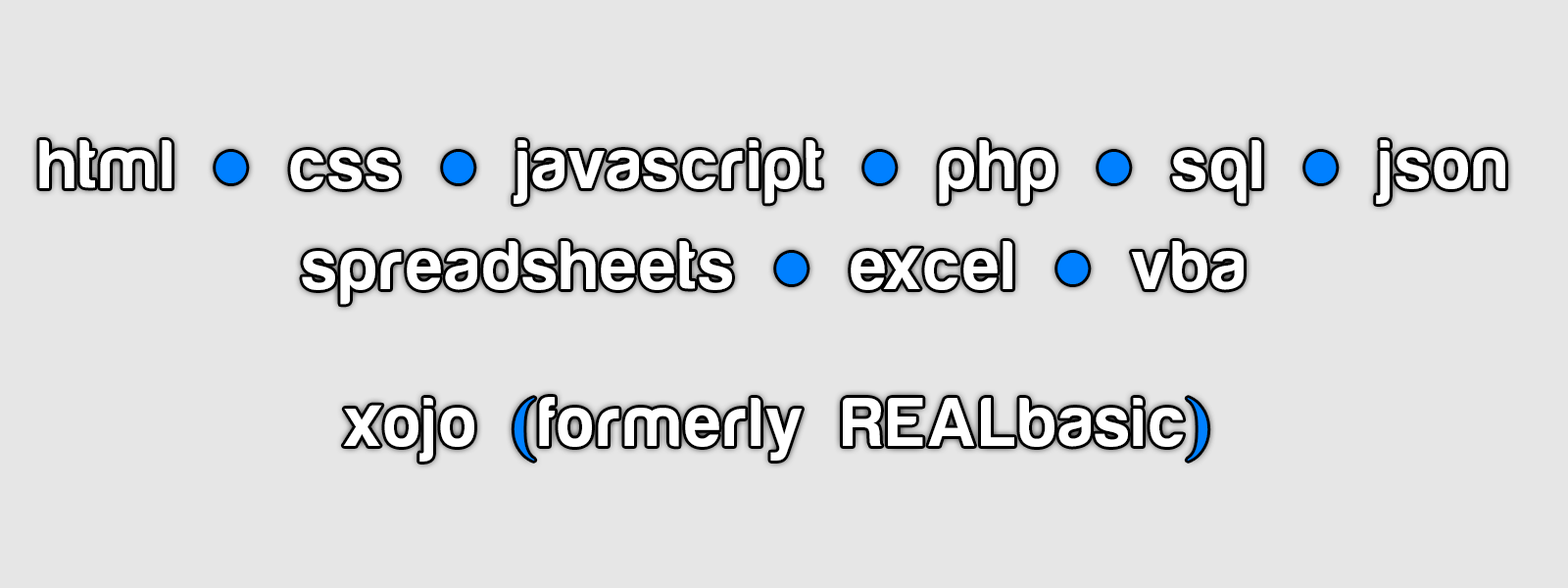
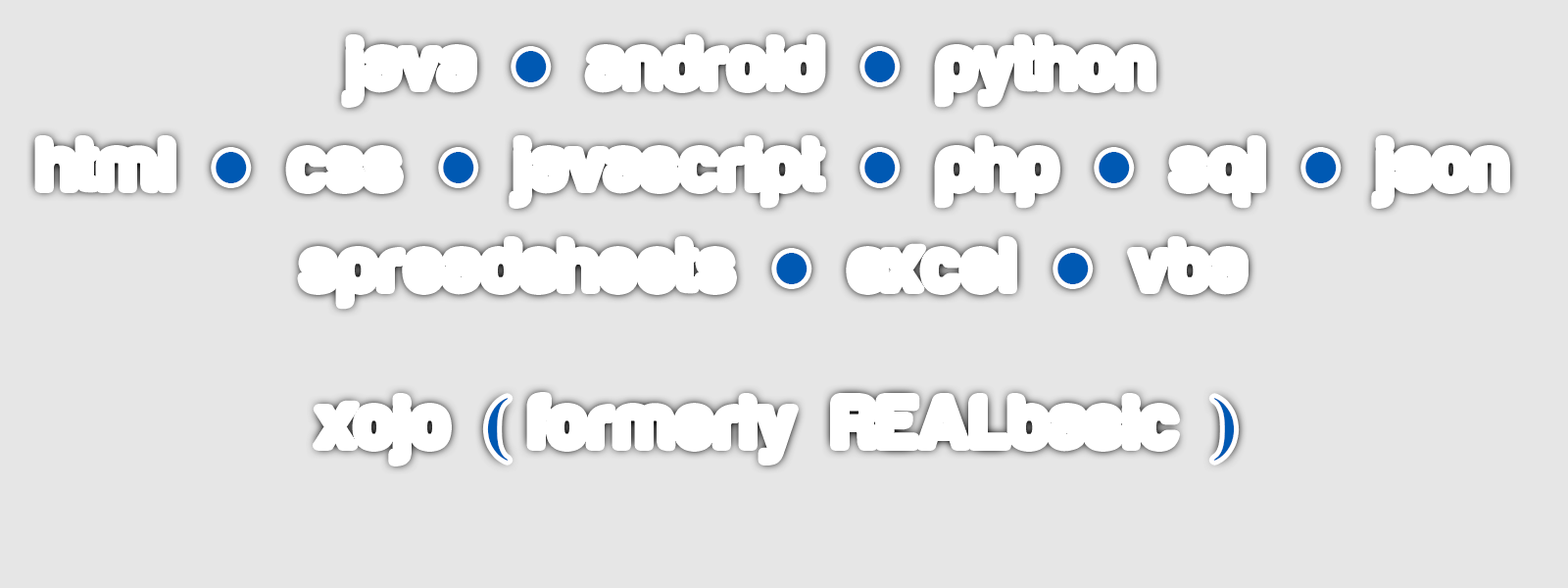
Comparing the layer stacks of the two w=1568, h=588 images. Changes:
added layer "xojo ( formerly REALbasic )" (1st of 2) above "xojo ( formerly REALbasic )" over [left=316, top=396, right=1235, bottom=462]
renamed "xojo (formerly REALbasic)" to "xojo ( formerly REALbasic )", painted on it over [left=316, top=396, right=1235, bottom=462]
added layer "spreadsheets ● excel ● vba copy" above "spreadsheets ● excel ● vba" over [left=301, top=241, right=1244, bottom=305]
painted on "spreadsheets ● excel ● vba" over [left=776, top=252, right=1089, bottom=285]
added layer "html ● css ● javascript ● php ● sql ● json copy" above "html ● css ● javascript ● php ● sql ● json" over [left=39, top=140, right=1506, bottom=204]
painted on "html ● css ● javascript ● php ● sql ● json" over [left=215, top=151, right=1337, bottom=184]
added layer "java ● android ● python copy" above "java ● android ● python" over [left=345, top=39, right=1152, bottom=103]
showed "java ● android ● python", painted on it over [left=345, top=39, right=1152, bottom=103]
